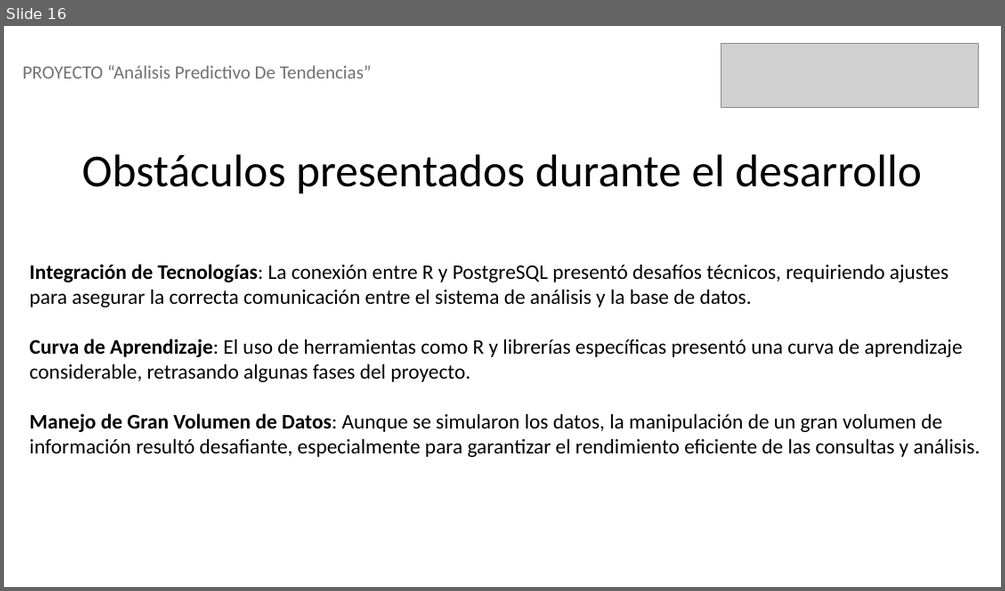
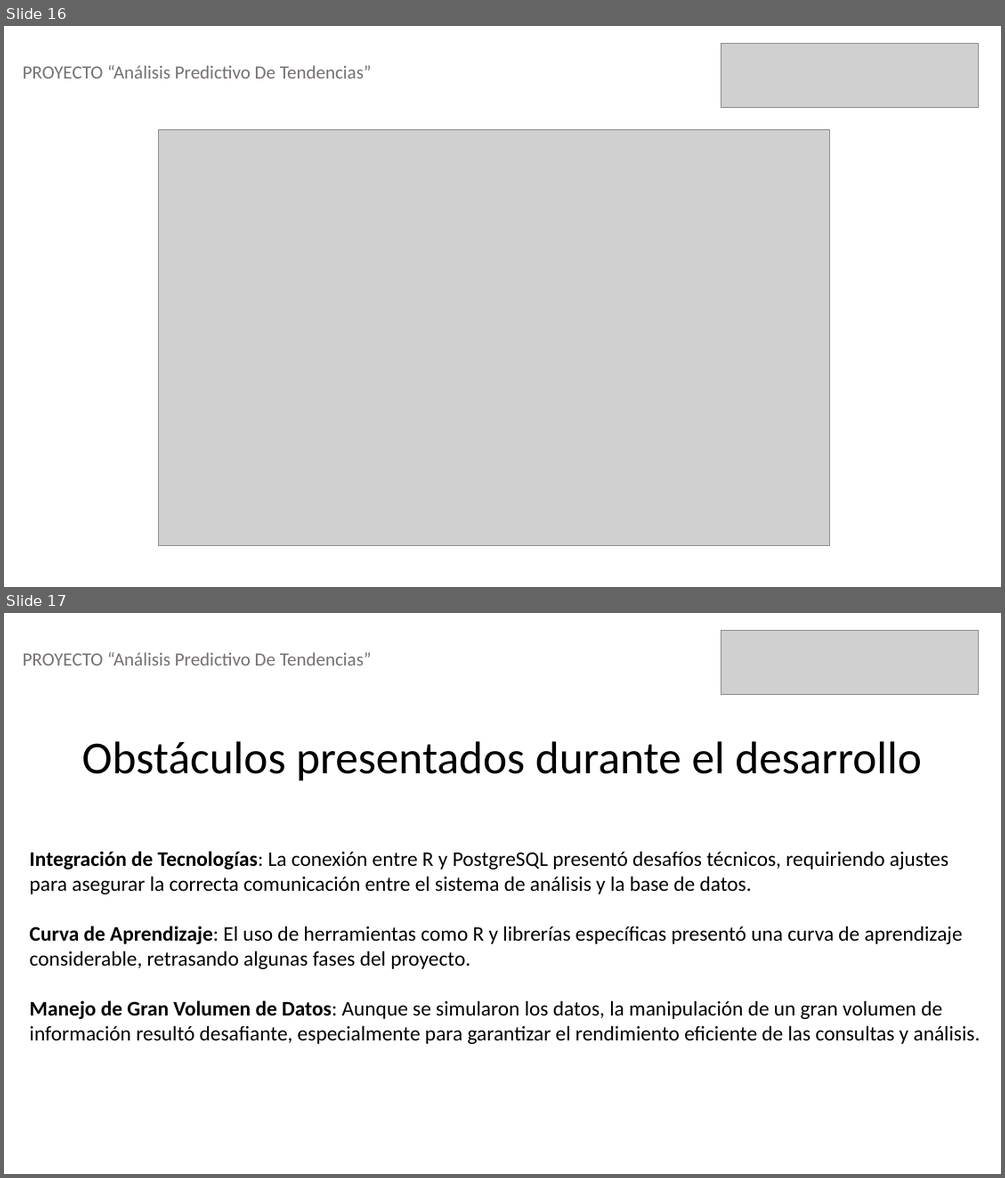
Before and after one commit to LucasCarrasco7/capstone-proyecto, a slide deck: Fase 3 /Evidencia Grupal/Formato Presentación final.pptx. Shown one above the other, each under a label of ours: slide 16 before the commit, slides 16 and 17 after it. The pictures are 1005x591 and 1005x1178 pixels, drawn with LibreOffice and Linux fonts; fonts in the diff are those of the drawing; grey boxes stand for pictures. Boxes give left, top, right and bottom in pixels: in the first picture for what was removed or moved away, otherwise in the second. Text is boxed around its words. In the diff, an @@ line names an element or a change of style, - is before the commit and + after.

```diff
--- a/Fase 3 /Evidencia Grupal/Formato Presentación final.pptx
+++ b/Fase 3 /Evidencia Grupal/Formato Presentación final.pptx
@@ slide 16 added at <box>4,26,1001,587</box>, background #FFFFFF @@
@@ picture added at <box>721,43,979,108</box> @@
@@ text added at <box>23,65,372,79</box>, 18 pt, text #757070 @@
+PROYECTO “Análisis Predictivo De Tendencias”
@@ picture added at <box>159,129,830,546</box> @@
@@ what was slide 16 is now slide 17 @@
```
Also in this commit, not shown: 6 slides changed, 1 other slide added, 1 slide removed.
